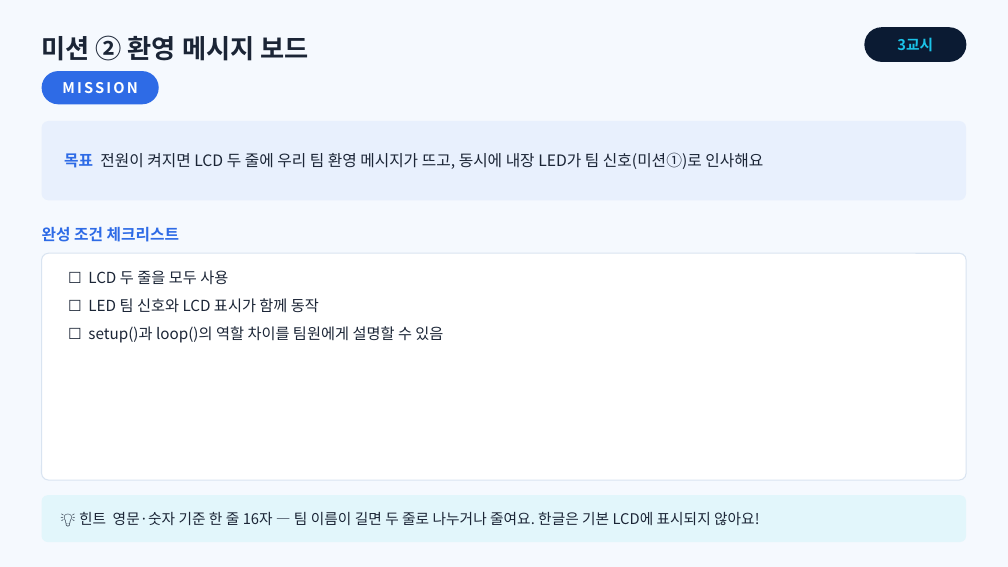
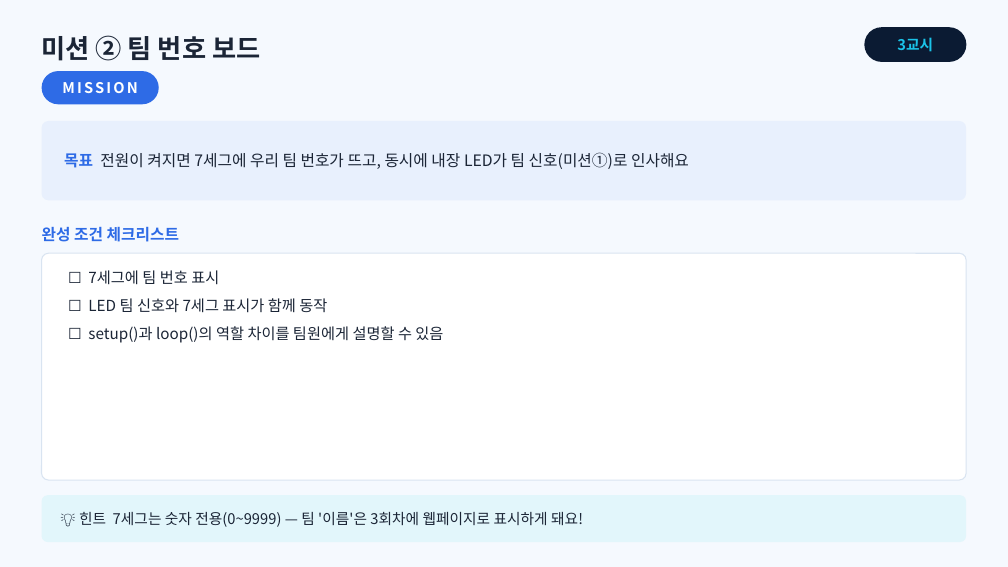
Before and after one commit to ralralra/eps32, a slide deck: slide 11 of esp32-class-projects/02_sessions/slides/1회차_ESP32와_출력장치.pptx. Drawn at 1008x567 pixels with LibreOffice and Linux fonts; fonts in the diff are those of the drawing. Boxes give left, top, right and bottom in pixels: in the first picture for what was removed or moved away, otherwise in the second. Text is boxed around its words. In the diff, an @@ line names an element or a change of style, - is before the commit and + after.

```diff
--- a/esp32-class-projects/02_sessions/slides/1회차_ESP32와_출력장치.pptx
+++ b/esp32-class-projects/02_sessions/slides/1회차_ESP32와_출력장치.pptx
@@ text at (42, 35, 260, 61): text changed @@
-미션 ② 환영 메시지 보드
+미션 ② 팀 번호 보드
@@ text at (64, 152, 689, 169): text changed @@
-목표 전원이 켜지면 LCD 두 줄에 우리 팀 환영 메시지가 뜨고, 동시에 내장 LED가 팀 신호(미션①)로 인사해요
+목표 전원이 켜지면 7세그에 우리 팀 번호가 뜨고, 동시에 내장 LED가 팀 신호(미션①)로 인사해요
@@ text at (88, 270, 327, 313): text changed @@
-☐ LCD 두 줄을 모두 사용
-☐ LED 팀 신호와 LCD 표시가 함께 동작
+☐ 7세그에 팀 번호 표시
+☐ LED 팀 신호와 7세그 표시가 함께 동작
@@ text at (79, 512, 583, 527): text changed @@
-💡 힌트 영문·숫자 기준 한 줄 16자 — 팀 이름이 길면 두 줄로 나누거나 줄여요. 한글은 기본 LCD에 표시되지 않아요!
+💡 힌트 7세그는 숫자 전용(0~9999) — 팀 '이름'은 3회차에 웹페이지로 표시하게 돼요!
```
Also in this commit, not shown: 10 other slides changed, 33 other files.
